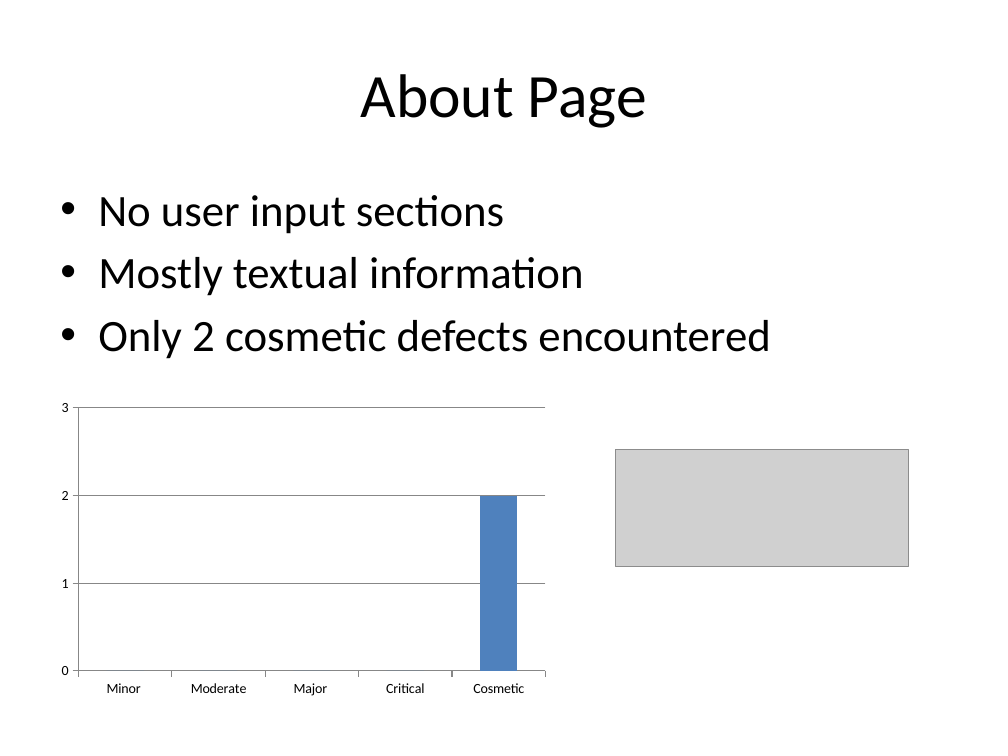
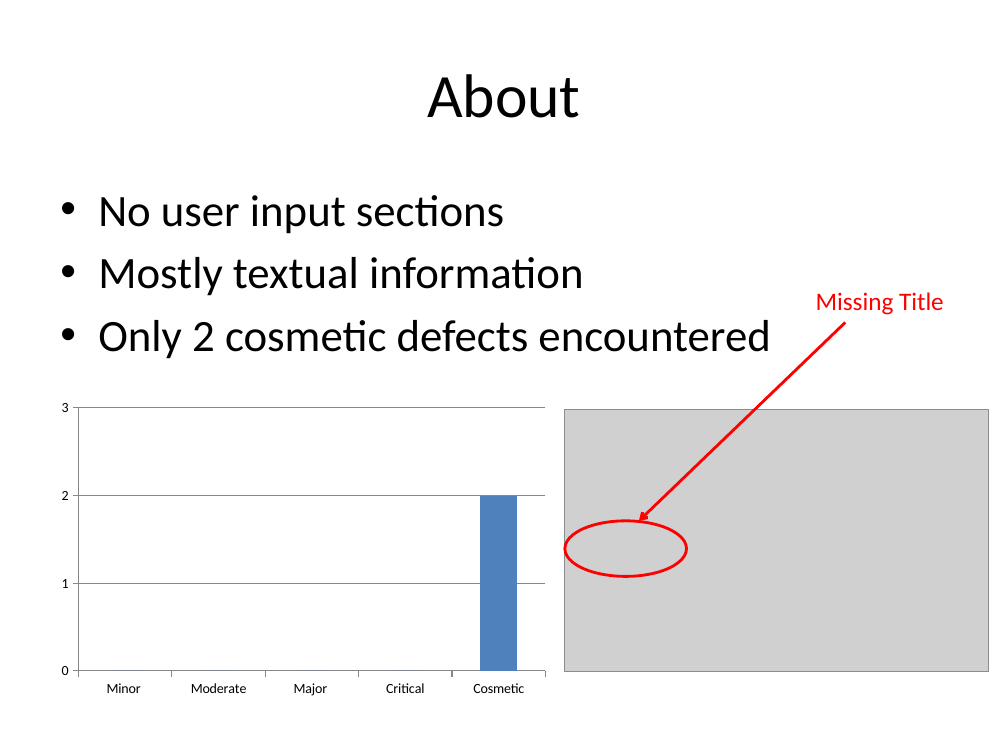
Before and after one commit to KevinOHare/Software-Testing-And-Verification, a slide deck: slide 1 of Presentation/About Page slide.pptx. Drawn at 1008x756 pixels with LibreOffice and Linux fonts; fonts in the diff are those of the drawing; grey boxes stand for pictures. Boxes give left, top, right and bottom in pixels: in the first picture for what was removed or moved away, otherwise in the second. Text is boxed around its words. In the diff, an @@ line names an element or a change of style, - is before the commit and + after.

Commit message:
Kevin's About Page slide

```diff
--- a/Presentation/About Page slide.pptx
+++ b/Presentation/About Page slide.pptx
@@ title at bbox=[427, 74, 580, 118]: text changed @@
-About Page
+About
@@ text added at bbox=[816, 292, 944, 315], 18 pt, text #FF0000 @@
+Missing Title
@@ arrow added from (846, 323) to (639, 521), #FF0000 2 pt @@
@@ picture added at bbox=[564, 409, 988, 671] @@
@@ picture removed at bbox=[615, 450, 908, 566] @@
@@ ellipse added at bbox=[564, 521, 686, 577], outline #FF0000 2 pt @@
```
Also in this commit, not shown: 1 slide added.
